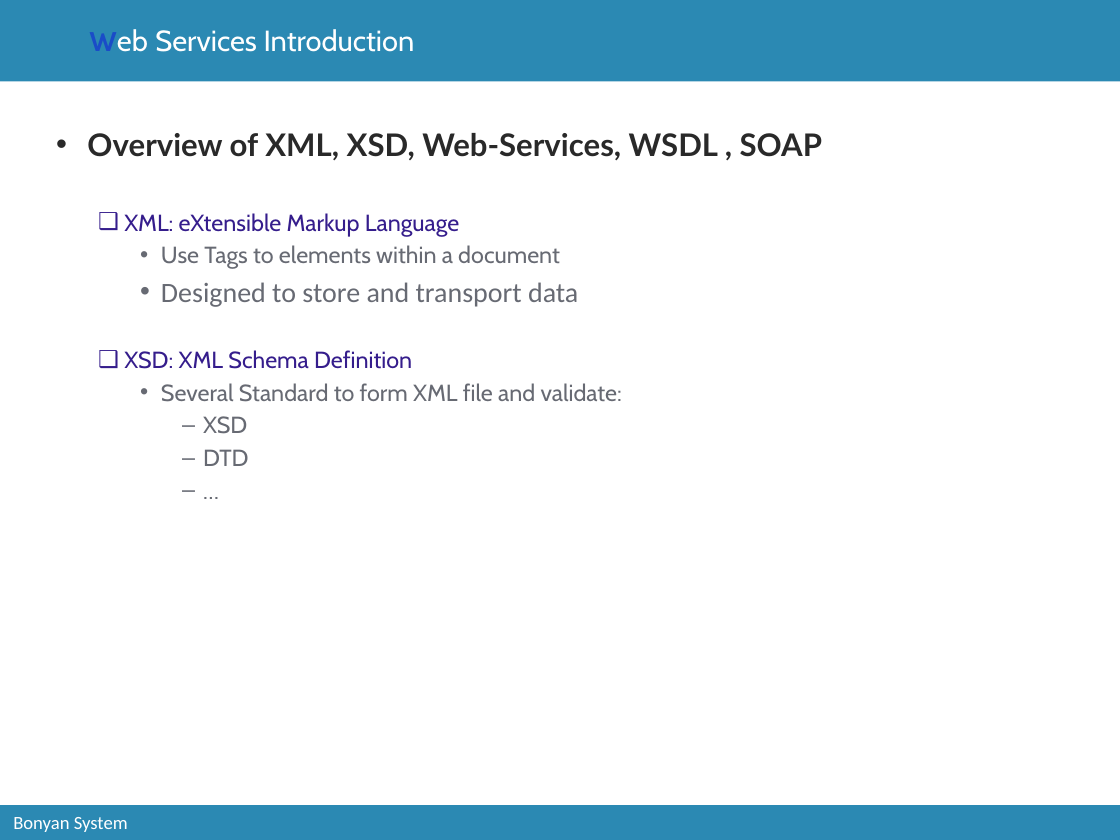
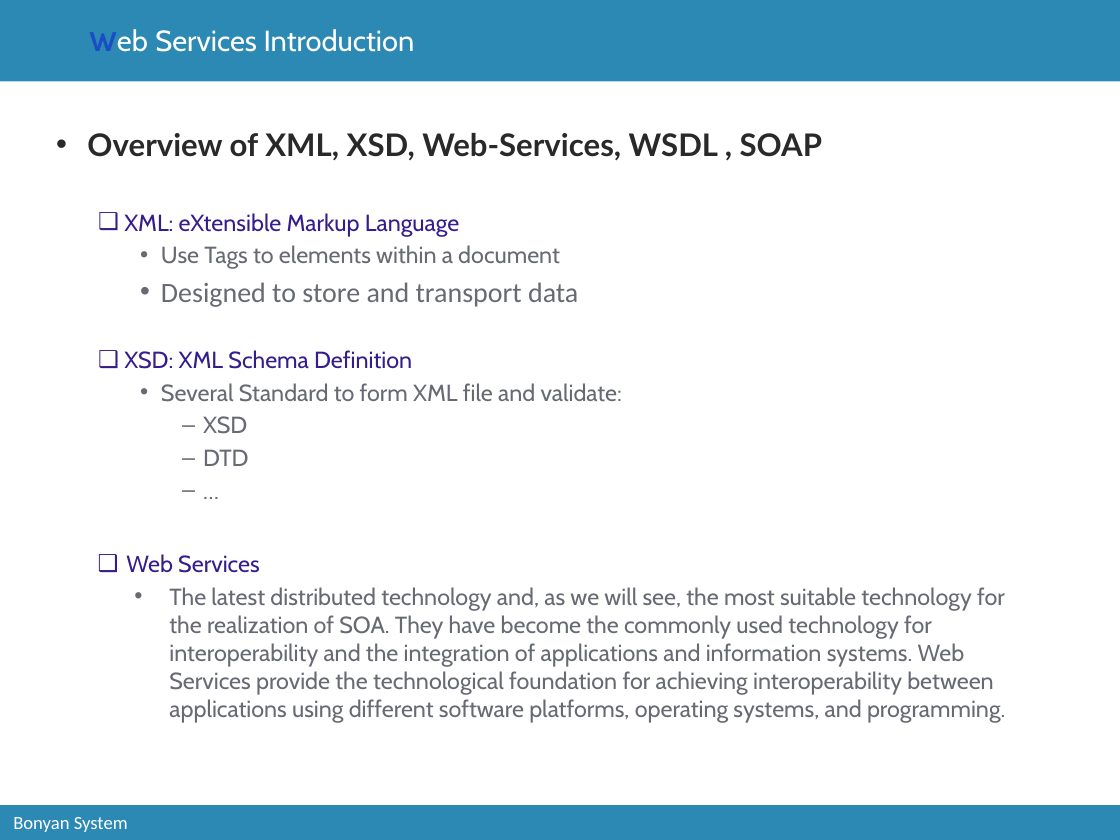
Before and after one commit to catcry/soaTraining, a slide deck: slide 5 of Presentation/soaTrainingPresentation.pptx (slide 6 before the commit). Drawn at 1120x840 pixels with LibreOffice and Linux fonts; fonts in the diff are those of the drawing; background and template pictures are left out. Boxes give left, top, right and bottom in pixels: in the first picture for what was removed or moved away, otherwise in the second. Text is boxed around its words. In the diff, an @@ line names an element or a change of style, - is before the commit and + after.

```diff
--- a/Presentation/soaTrainingPresentation.pptx
+++ b/Presentation/soaTrainingPresentation.pptx
@@ text at (126, 554, 1005, 723): paragraphs added @@
+• Web Services
+❑ Web Services
+  • The latest distributed technology and, as we will see, the most suitable technology for the realization of SOA. They have become the commonly used technology for interoperability and the integration of applications and information systems. Web Services provide the technological foundation for achieving interoperability between applications using different software platforms, operating systems, and programming.
```
Also in this commit, not shown: 2 other slides changed, 1 slide added.
